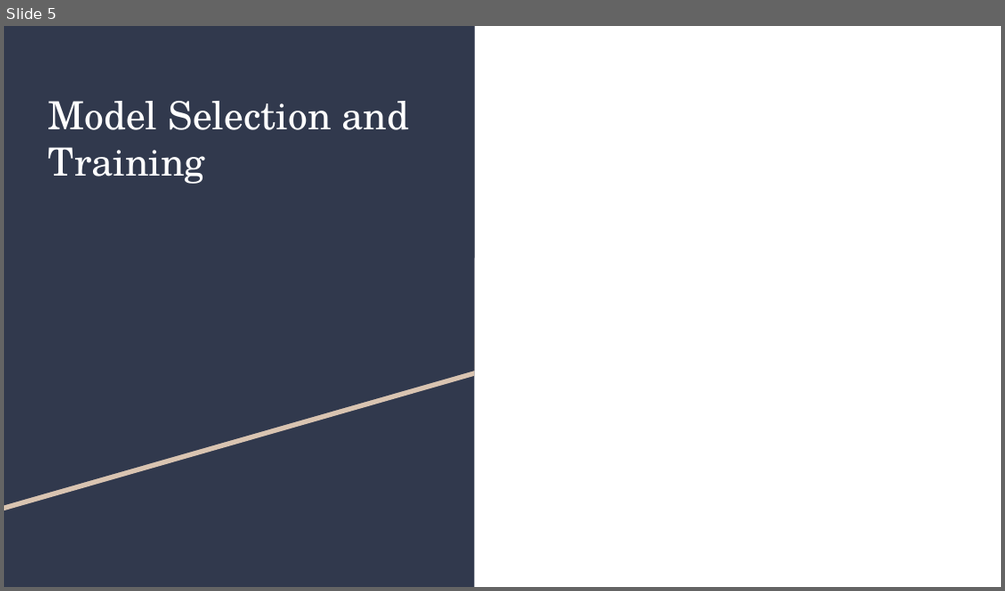
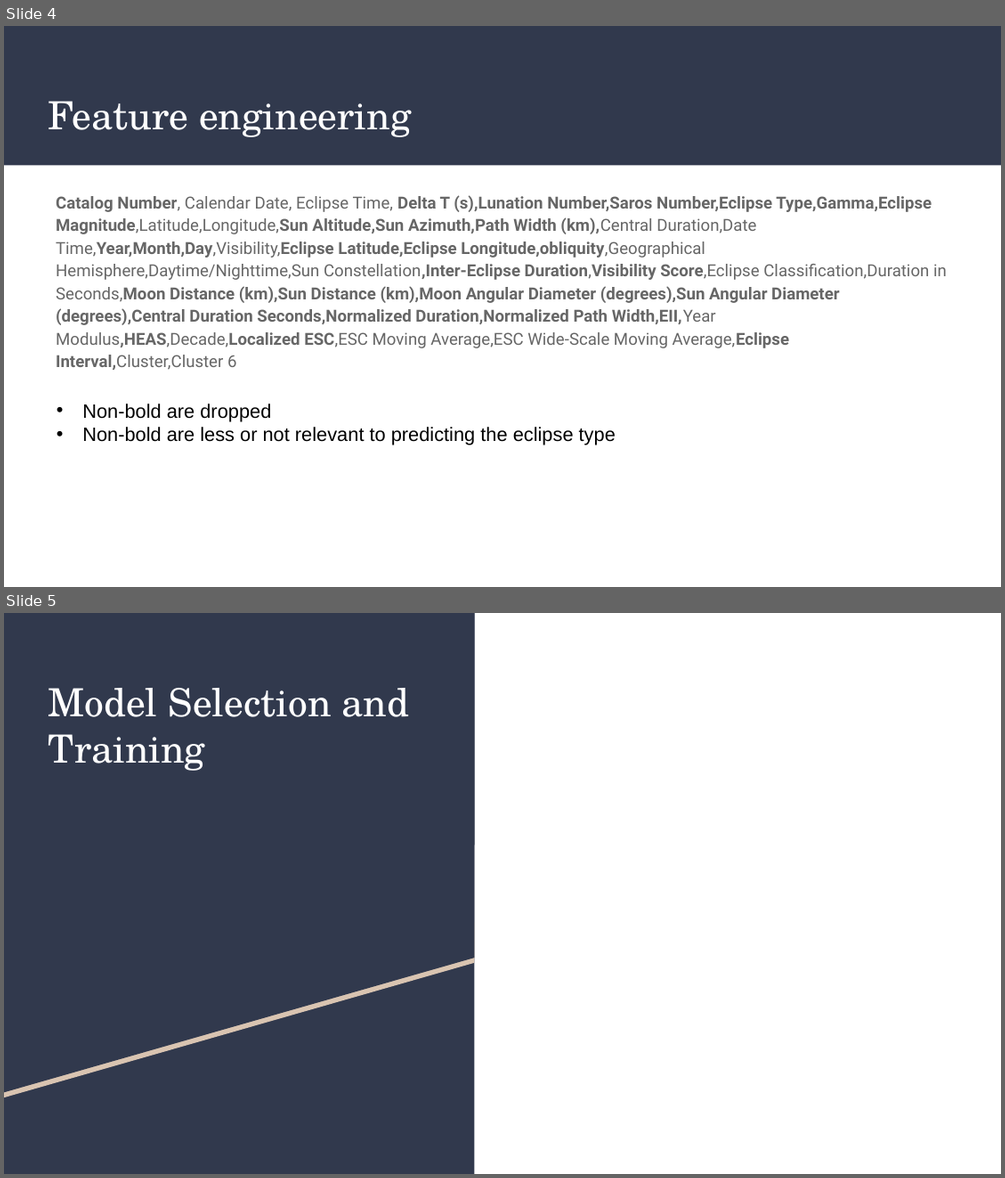
Before and after one commit to dylondark/aml-project3, a slide deck: AML Project 3.pptx. Shown one above the other, each under a label of ours: slide 5 before the commit, slides 4 and 5 after it. The pictures are 1005x591 and 1005x1178 pixels, drawn with LibreOffice and Linux fonts; fonts in the diff are those of the drawing. Boxes give left, top, right and bottom in pixels: in the first picture for what was removed or moved away, otherwise in the second. Text is boxed around its words. In the diff, an @@ line names an element or a change of style, - is before the commit and + after.

Commit message:
Fill out data understanding and feature engineering slides

```diff
--- a/AML Project 3.pptx
+++ b/AML Project 3.pptx
@@ slide 4 added at (x1=4, y1=26, x2=1001, y2=587), background #FFFFFF @@
@@ rectangle added at (x1=4, y1=26, x2=1001, y2=166), fill #31394D @@
@@ title added at (x1=48, y1=101, x2=411, y2=137), 28 pt, text #FFFFFF @@
+Feature engineering
@@ text added at (x1=56, y1=195, x2=947, y2=370), 12 pt, text #666666, bold @@
+Catalog Number, Calendar Date, Eclipse Time, Delta T (s),Lunation Number,Saros Number,Eclipse Type,Gamma,Eclipse Magnitude,Latitude,Longitude,Sun Altitude,Sun Azimuth,Path Width (km),Central Duration,Date Time,Year,Month,Day,Visibility,Eclipse Latitude,Eclipse Longitude,obliquity,Geographical Hemisphere,Daytime/Nighttime,Sun Constellation,Inter-Eclipse Duration,Visibility Score,Eclipse Classification,Duration in Seconds,Moon Distance (km),Sun Distance (km),Moon Angular Diameter (degrees),Sun Angular Diameter (degrees),Central Duration Seconds,Normalized Duration,Normalized Path Width,EII,Year Modulus,HEAS,Decade,Localized ESC,ESC Moving Average,ESC Wide-Scale Moving Average,Eclipse Interval,Cluster,Cluster 6
@@ text added at (x1=82, y1=403, x2=615, y2=444), 14 pt, text #000000 @@
+• Non-bold are dropped
+• Non-bold are less or not relevant to predicting the eclipse type
```
Also in this commit, not shown: 1 other slide added, 2 slides removed.
